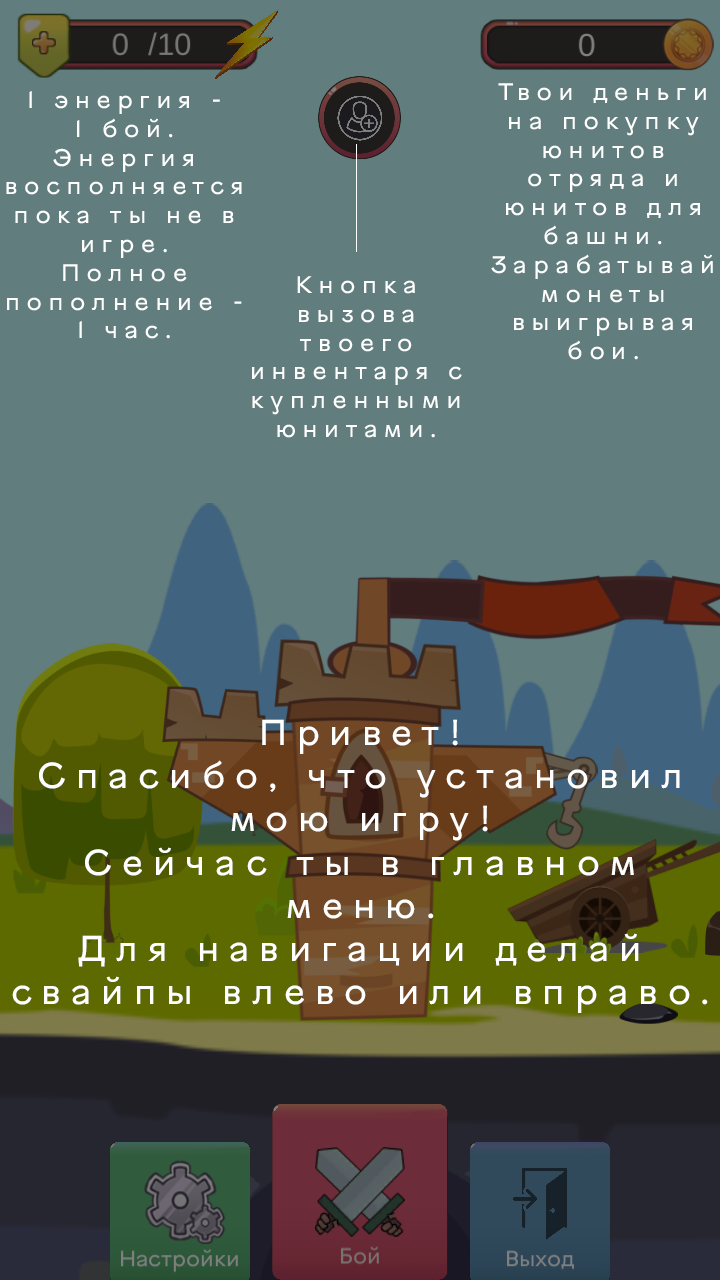
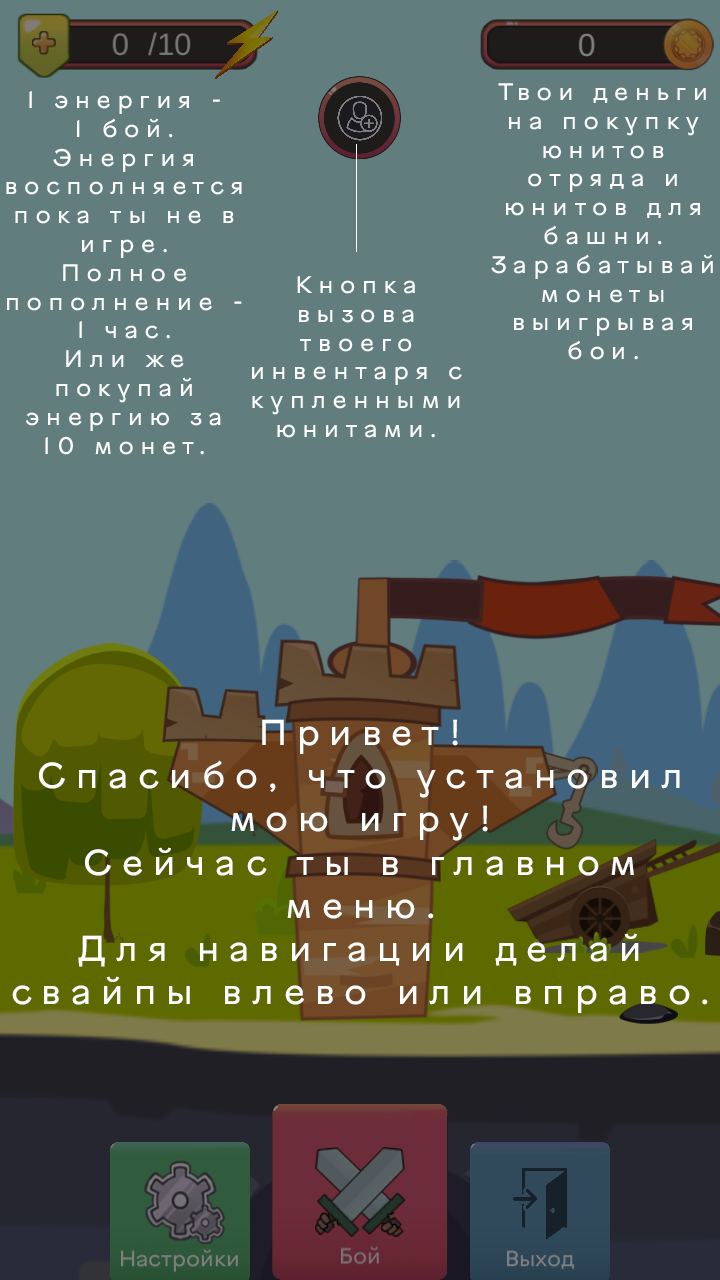
Revision of a layered w=720, h=1280 image; what changed, layer by layer:
painted on "1 энергия - 1 бой. Энергия восполняется пока ты не в игре. Пол" over bbox(26, 350, 221, 455)
